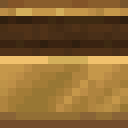
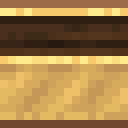
The second 128x128 image is a revision of the first. Changes to its layers:
added layer "Calque copié #2" above "Calque copié #1" over [0, 56, 128, 112]
added layer "Calque copié #1" above "Calque copié" over [0, 0, 128, 128]
hid "Calque copié" over [0, 56, 128, 112]
hid "monitor_advanced_34.png" over [0, 0, 128, 128]
